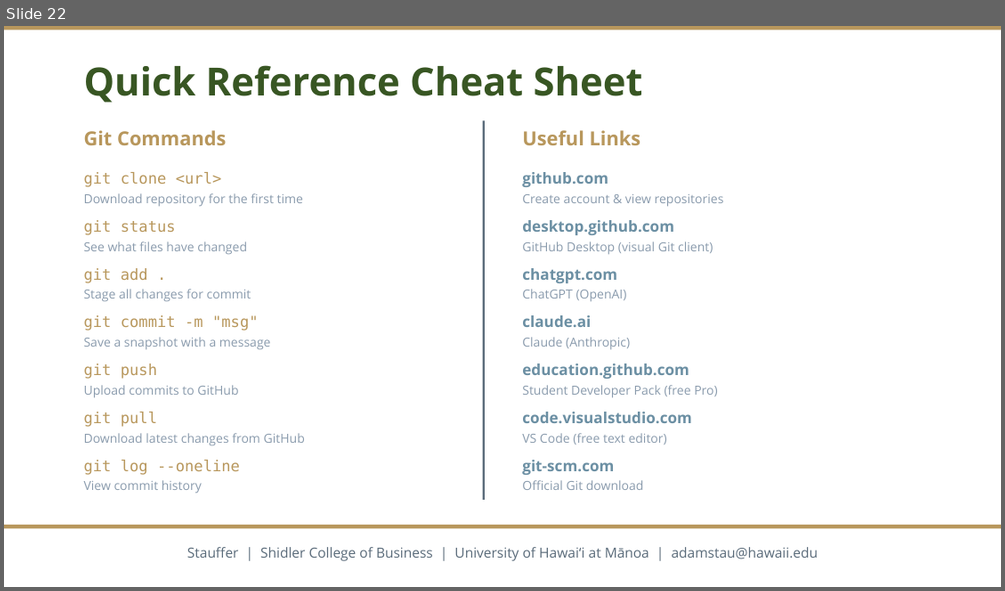
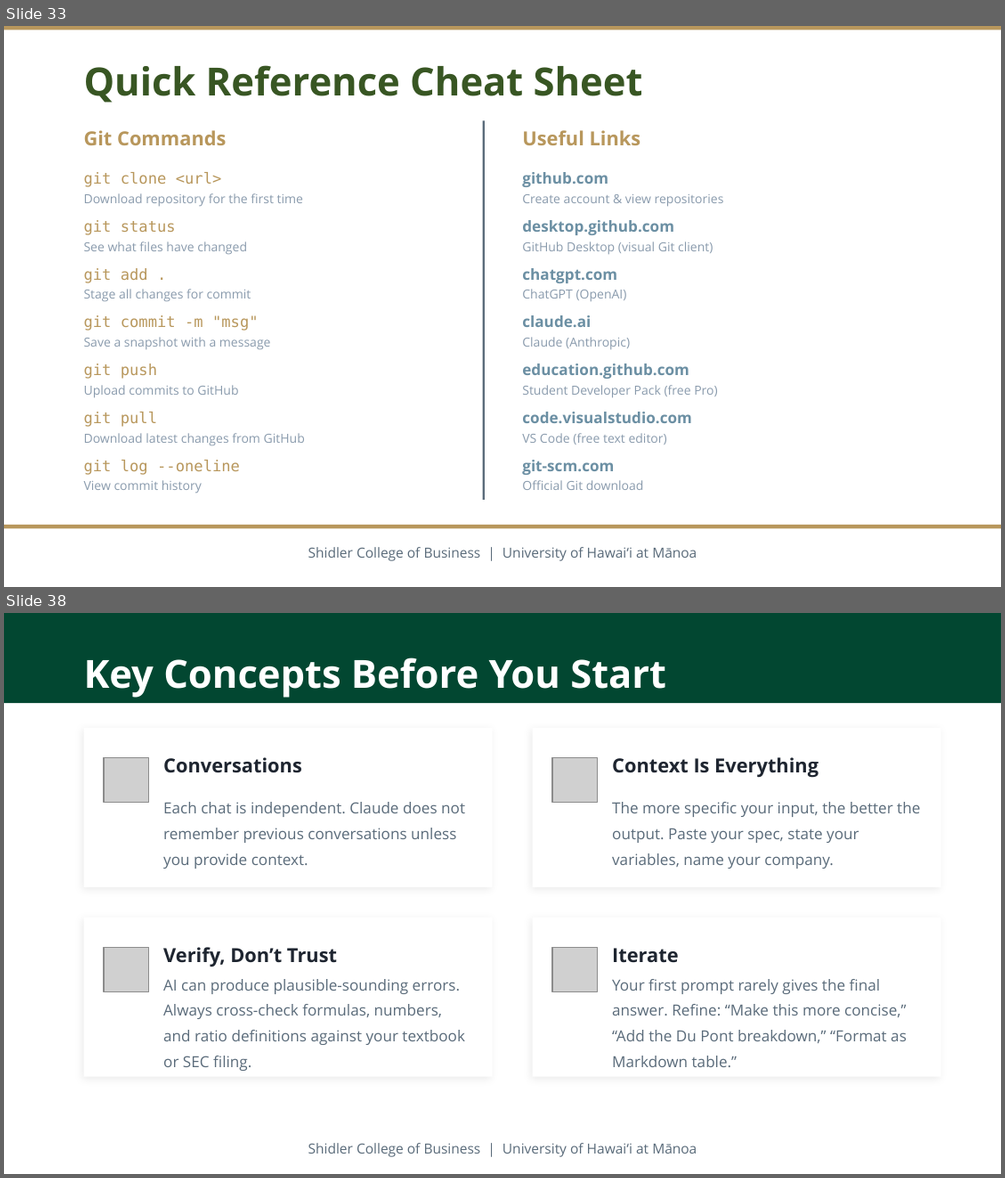
Before and after one commit to adamwstauffer/shidler, a slide deck: courses/BUS-629-VEMBA-International-Corporate-Finance/BUS629_AI_Ratios_Project.pptx. Shown one above the other, each under a label of ours: slide 22 before the commit, slides 33 and 38 after it; the slides between them are not shown. The pictures are 1005x591 and 1005x1178 pixels, drawn with LibreOffice and Linux fonts; fonts in the diff are those of the drawing; grey boxes stand for pictures. Boxes give left, top, right and bottom in pixels: in the first picture for what was removed or moved away, otherwise in the second. Text is boxed around its words. In the diff, an @@ line names an element or a change of style, - is before the commit and + after.

```diff
--- a/courses/BUS-629-VEMBA-International-Corporate-Finance/BUS629_AI_Ratios_Project.pptx
+++ b/courses/BUS-629-VEMBA-International-Corporate-Finance/BUS629_AI_Ratios_Project.pptx
@@ slide 38 added at <box>4,613,1001,1174</box>, background #FFFFFF @@
@@ rectangle added at <box>4,613,1001,703</box>, fill #024731 @@
@@ text added at <box>84,657,666,698</box>, 28 pt, text #FFFFFF, bold @@
+Key Concepts Before You Start
@@ rectangle added at <box>84,728,493,887</box>, fill #FFFFFF @@
@@ rectangle added at <box>533,728,941,887</box>, fill #FFFFFF @@
@@ picture added at <box>104,757,148,803</box> @@
@@ text added at <box>163,757,302,773</box>, 14 pt, text #1E2530, bold @@
+Conversations
@@ picture added at <box>552,757,597,803</box> @@
@@ text added at <box>612,757,818,778</box>, 14 pt, text #1E2530, bold @@
+Context Is Everything
@@ text added at <box>163,802,465,868</box>, 11 pt, text #5A6B7A @@
+Each chat is independent. Claude does not remember previous conversations unless you provide context.
@@ text added at <box>612,802,920,868</box>, 11 pt, text #5A6B7A @@
+The more specific your input, the better the output. Paste your spec, state your variables, name your company.
@@ rectangle added at <box>84,917,493,1077</box>, fill #FFFFFF @@
@@ rectangle added at <box>533,917,941,1077</box>, fill #FFFFFF @@
@@ picture added at <box>104,947,148,992</box> @@
@@ text added at <box>163,947,337,967</box>, 14 pt, text #1E2530, bold @@
+Verify, Don’t Trust
@@ picture added at <box>552,947,597,992</box> @@
@@ text added at <box>612,948,678,963</box>, 14 pt, text #1E2530, bold @@
+Iterate
@@ text added at <box>163,979,465,1070</box>, 11 pt, text #5A6B7A @@
+AI can produce plausible-sounding errors. Always cross-check formulas, numbers, and ratio definitions against your textbook or SEC filing.
@@ text added at <box>612,979,906,1067</box>, 11 pt, text #5A6B7A @@
+Your first prompt rarely gives the final answer. Refine: “Make this more concise,” “Add the Du Pont breakdown,” “Format as Markdown table.”
@@ text added at <box>308,1143,696,1157</box>, 10 pt, text #5A6B7A @@
+Shidler College of Business | University of Hawaiʻi at Mānoa
@@ what was slide 22 is now slide 33 @@
@@ slide 33 changed as well @@
@@ text at <box>308,547,696,561</box>: text changed @@
-Stauffer | Shidler College of Business | University of Hawaiʻi at Mānoa | adamstau@hawaii.edu
+Shidler College of Business | University of Hawaiʻi at Mānoa
```
Also in this commit, not shown: 5 other slides changed, 29 other slides added, 1 slide removed.
